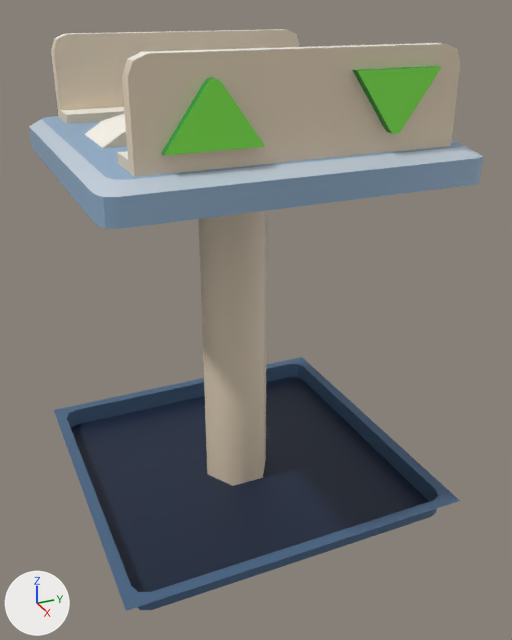
Two versions of the Blender file ArtSource/Tile.blend, one commit apart.
One viewpoint serves both versions: a 50 mm camera at (1.785, -0.735, 1.348) aimed at (0.067, 0.038, 0.489). Arrows for +X, +Y and +Z are at lower left; the lights stay in place.

Names of what the first picture shows: 'ElevatorPillar', 'ElevatorPlatform', 'ElevatorTile'.
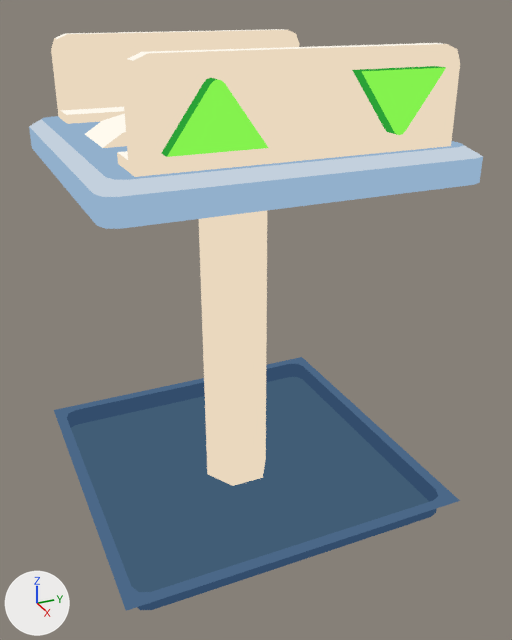
Commit message: Tweak elevator tile visuals

Pixel boxes [x1, y1, x2, y2] of what changed, in the pictures (512 x 640 px; the box of a moved part takes in the faces that stretch with it):
```json
{"object": "ElevatorPlatform", "change": "recoloured, reshaped", "before": [29, 29, 483, 229], "after": [29, 29, 483, 229]}
{"object": "ElevatorTile", "change": "recoloured, surface changed", "before": [64, 357, 459, 610], "after": [64, 357, 459, 610]}
{"object": "ElevatorPillar", "change": "recoloured", "before": [199, 211, 267, 486], "after": [199, 211, 267, 486], "on screen": "brown to beige"}
{"part": 1, "of": "me_elevatortilemesh", "change": "surface changed", "before": [67, 364, 438, 610], "after": [67, 364, 438, 610]}
{"part": 2, "of": "me_elevatorplatformmesh", "change": "moved or reshaped", "before": [161, 66, 442, 155], "after": [161, 66, 446, 157]}
```

The change, as JSON lines over the scene's bpy script:
```json
{"block": "mat_material_001", "where": "n1 = _N.new('ShaderNodeTexImage'); n1.name = 'Image Texture'"}
{"block": "mat_material_001", "where": "n0 = _N.new('ShaderNodeOutputMaterial'); n0.name = 'Material Output'"}
{"op": "remove", "block": "mat_material_001", "code": "n2 = _N.new('ShaderNodeBsdfPrincipled'); n2.name = 'Principled BSDF'"}
{"op": "remove", "block": "mat_material_001", "code": "n2.distribution = 'GGX'"}
{"op": "remove", "block": "mat_material_001", "code": "n2.subsurface_method = 'BURLEY'"}
{"op": "remove", "block": "mat_material_001", "code": "_L.new(n1.outputs[0], n2.inputs[0])  # 'Color' to 'Base Color'"}
{"op": "remove", "block": "mat_material_001", "code": "_L.new(n2.outputs[0], n0.inputs[0])  # 'BSDF' to 'Surface'"}
{"op": "add", "block": "mat_material_001", "code": "_L.new(n1.outputs[0], n0.inputs[0])  # 'Color' to 'Surface'"}
{"block": "me_elevatortilemesh", "where": "me_elevatortilemesh.from_pydata(...)  # 32 vertices, 25 faces; spans x -0.5..0.5, y -0.5..0.5, z -0.06..0.0"}
{"block": "me_elevatortilemesh", "where": "# used by ob_elevatortile; location = (0.0, 0.0, 0.0)"}
{"block": "me_elevatortilemesh", "change": "me_elevatortilemesh part 1: texture (UV) coordinates of 13 of 25 faces, centred in x -0.467..0.467, y -0.467..0.467, z -0.06..-0.03, changed; they spanned u 0.03..0.23, v 0.52..0.72 and now span u 0.15..0.23, v 0.77..0.97"}
{"block": "me_elevatorplatformmesh", "where": "me_elevatorplatformmesh.from_pydata(...)  # 156 vertices, 100 faces; spans x -0.467..0.467, y -0.467..0.467, z -0.063..0.25"}
{"block": "me_elevatorplatformmesh", "where": "# used by ob_elevatorplatform; parent = ob_elevatortile; location = (0.0, 0.0, 1.0)"}
{"block": "me_elevatorplatformmesh", "change": "me_elevatorplatformmesh part 2: all 14 vertices in x 0.438, y -0.325..0.322, z 0.064..0.205 are moved by (0.016, 0.0, 0.0)"}
```
